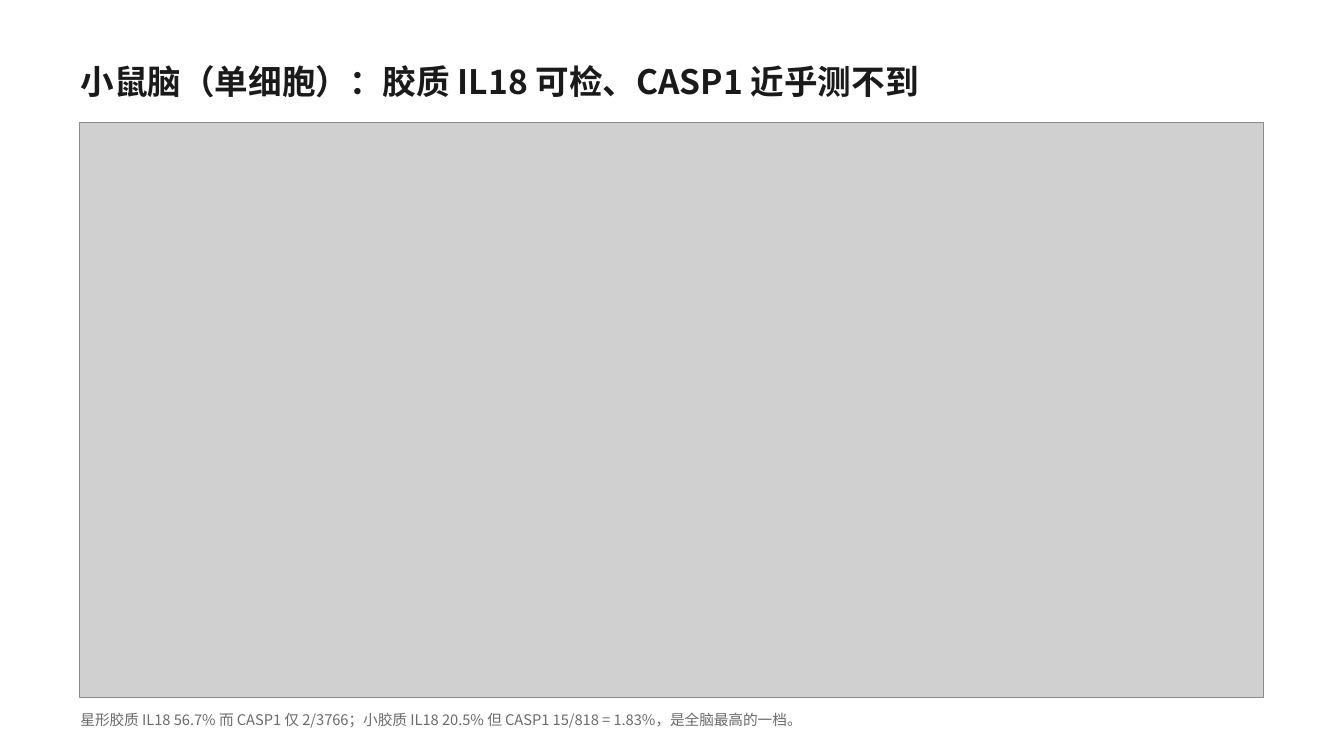
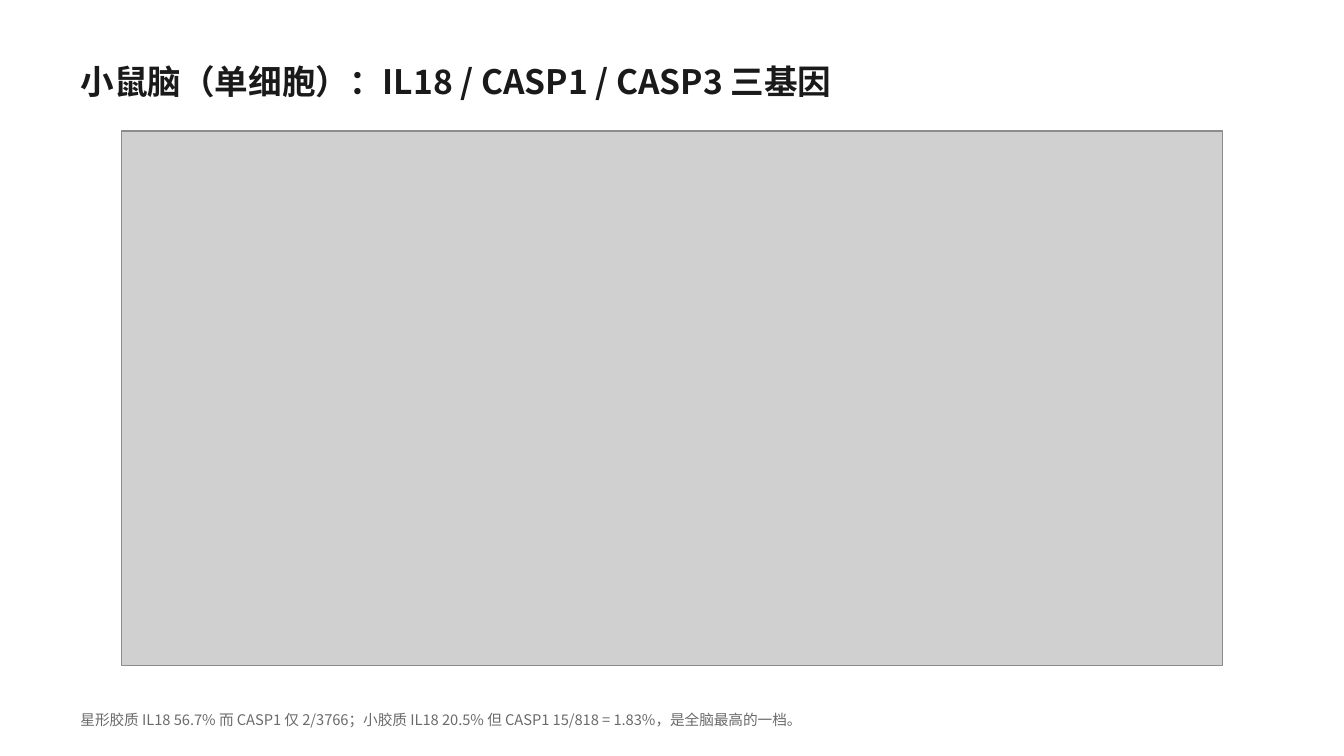
Before and after one commit to 7c96bzczcj-prog/aaa, a slide deck: slide 5 of il18_casp5organ/IL18_CASP_五器官筛选.pptx (slide 7 before the commit). Drawn at 1344x756 pixels with LibreOffice and Linux fonts; fonts in the diff are those of the drawing; grey boxes stand for pictures. Boxes give left, top, right and bottom in pixels: in the first picture for what was removed or moved away, otherwise in the second. Text is boxed around its words. In the diff, an @@ line names an element or a change of style, - is before the commit and + after.

```diff
--- a/il18_casp5organ/IL18_CASP_五器官筛选.pptx
+++ b/il18_casp5organ/IL18_CASP_五器官筛选.pptx
@@ text at bbox=[80, 65, 832, 98]: text changed @@
-小鼠脑（单细胞）：胶质 IL18 可检、CASP1 近乎测不到
+小鼠脑（单细胞）：IL18 / CASP1 / CASP3 三基因
@@ picture: place and size @@
-picture at bbox=[80, 123, 1264, 698]
+picture at bbox=[121, 131, 1222, 665]
```
Also in this commit, not shown: 1 other slide changed, 2 slides added, 4 slides removed, 5 other files.
